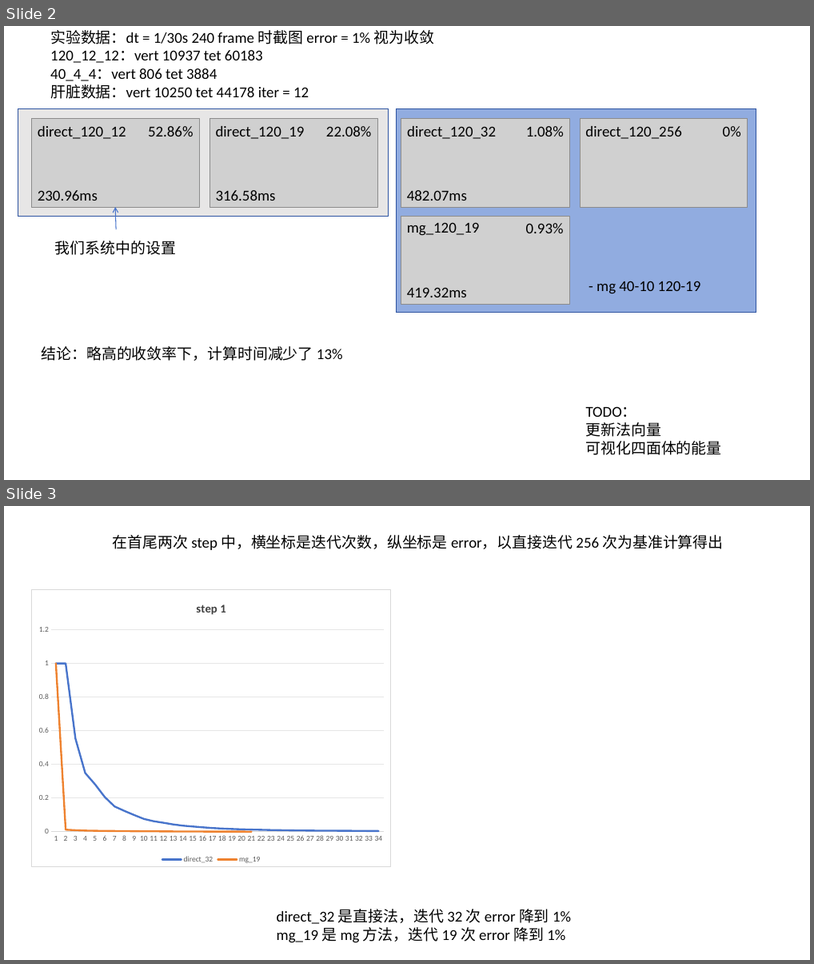
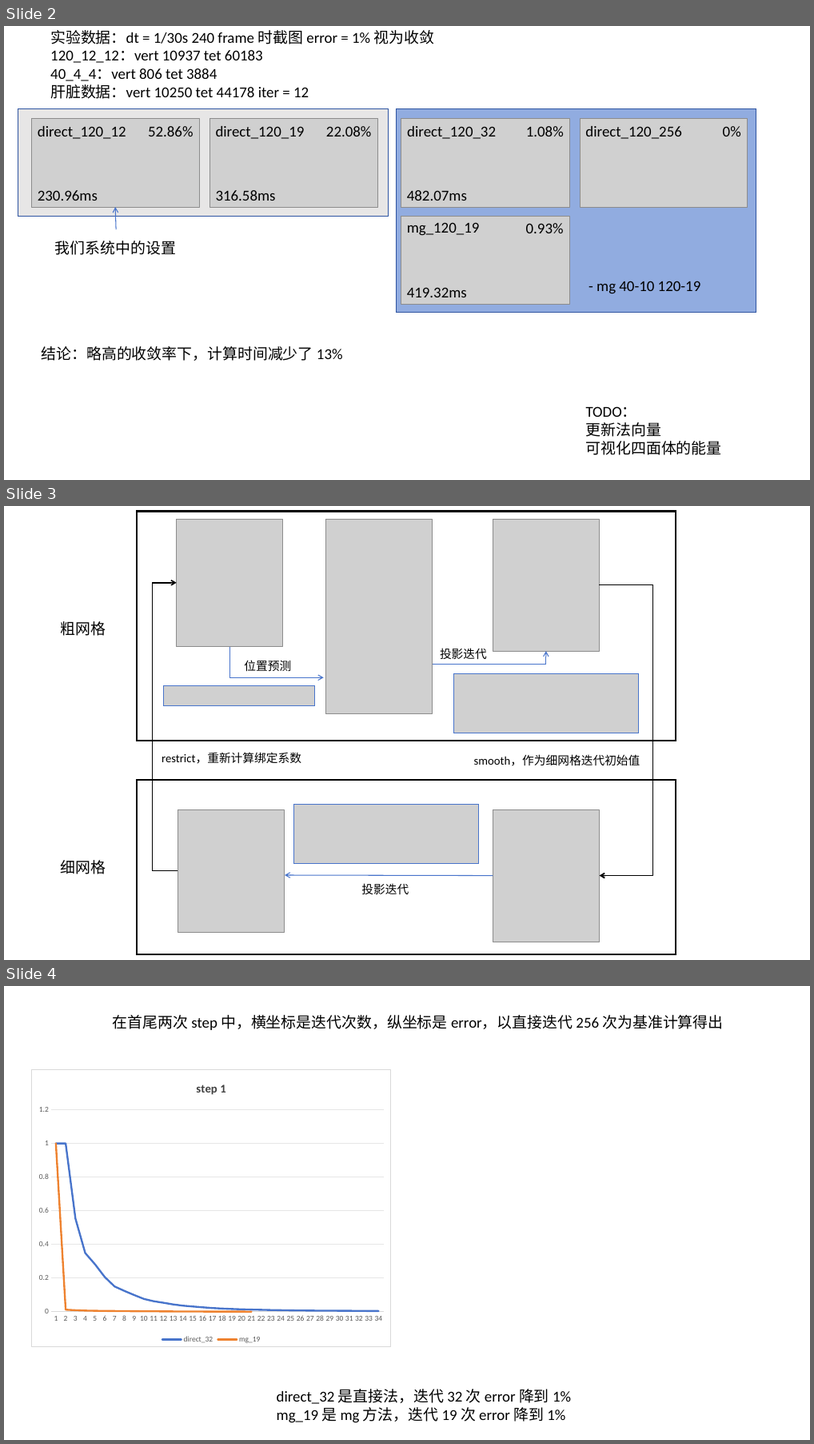
Before and after one commit to buuugyellow/MultiGridSoftBody, a slide deck: analysis/display.pptx. Shown one above the other, each under a label of ours: slides 2 and 3 before the commit, slides 2, 3 and 4 after it. The pictures are 814x964 and 814x1444 pixels, drawn with LibreOffice and Linux fonts; fonts in the diff are those of the drawing; grey boxes stand for pictures. Boxes give left, top, right and bottom in pixels: in the first picture for what was removed or moved away, otherwise in the second. Text is boxed around its words. In the diff, an @@ line names an element or a change of style, - is before the commit and + after.

Commit message:
加速部分的 ppt 完成初稿

```diff
--- a/analysis/display.pptx
+++ b/analysis/display.pptx
@@ slide 3 added at (4, 506, 810, 960), background #FFFFFF @@
@@ rectangle added at (137, 512, 676, 740), outline #000000 2 pt @@
@@ picture added at (177, 519, 283, 646) @@
@@ picture added at (326, 519, 432, 713) @@
@@ picture added at (494, 519, 600, 651) @@
@@ elbow arrow added from (178, 871) to (177, 583), #000000 1.5 pt @@
@@ elbow arrow added from (599, 584) to (600, 876), #000000 1.5 pt @@
@@ text added at (61, 621, 106, 636), 18 pt, text #000000 @@
+粗网格
@@ elbow arrow added from (230, 646) to (324, 677), #4874CB 1 pt @@
@@ text added at (440, 648, 487, 659), 14 pt, text #000000 @@
+投影迭代
@@ text added at (244, 660, 291, 671), 14 pt, text #000000 @@
+位置预测
@@ elbow arrow added from (433, 664) to (546, 651), #4874CB 1 pt @@
@@ picture added at (454, 673, 638, 733) @@
@@ picture added at (163, 686, 315, 706) @@
@@ text added at (162, 752, 302, 764), 14 pt, text #000000 @@
+restrict，重新计算绑定系数
@@ text added at (474, 754, 641, 766), 14 pt, text #000000 @@
+smooth，作为细网格迭代初始值
@@ rectangle added at (137, 780, 676, 954), outline #000000 2 pt @@
@@ picture added at (178, 809, 285, 932) @@
@@ picture added at (294, 804, 479, 864) @@
@@ picture added at (494, 809, 600, 941) @@
@@ text added at (61, 860, 106, 874), 18 pt, text #000000 @@
+细网格
@@ arrow added from (494, 876) to (285, 875), #4874CB 1 pt @@
@@ text added at (362, 883, 409, 894), 14 pt, text #000000 @@
+投影迭代
@@ what was slide 3 is now slide 4 @@
```
